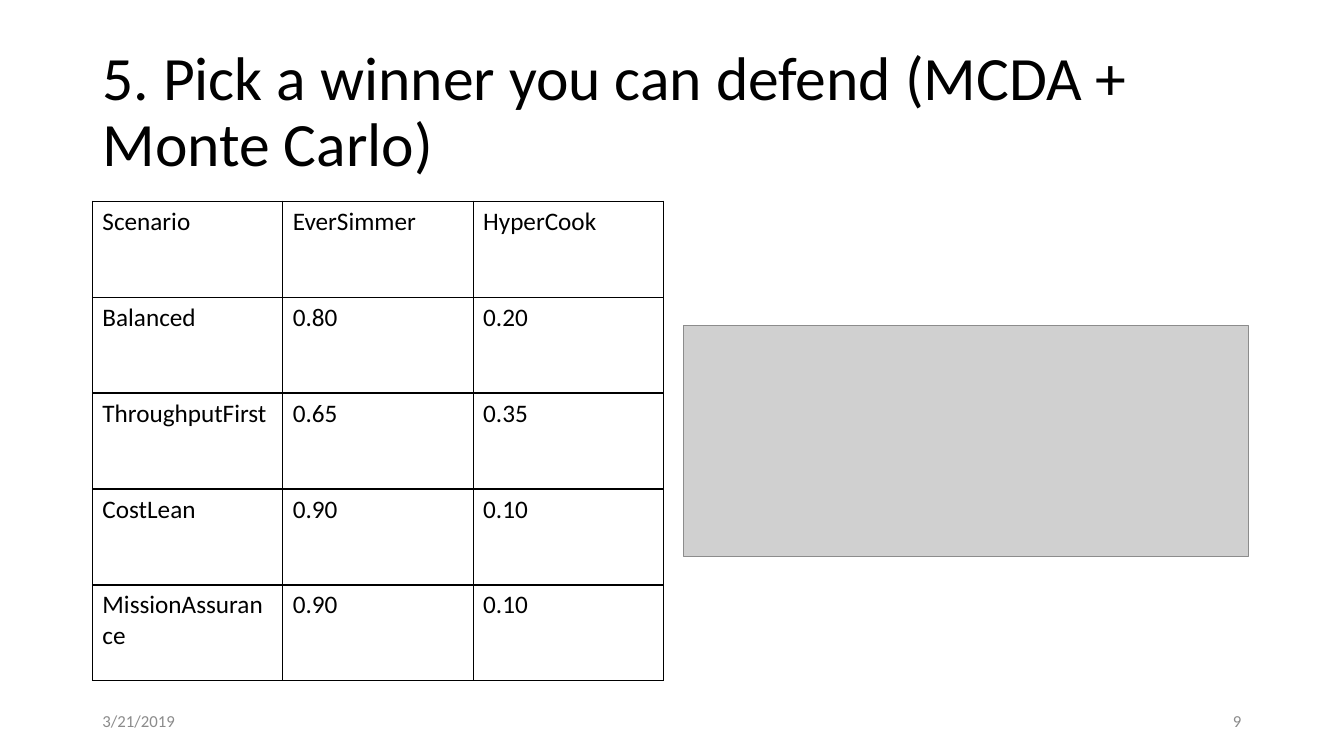
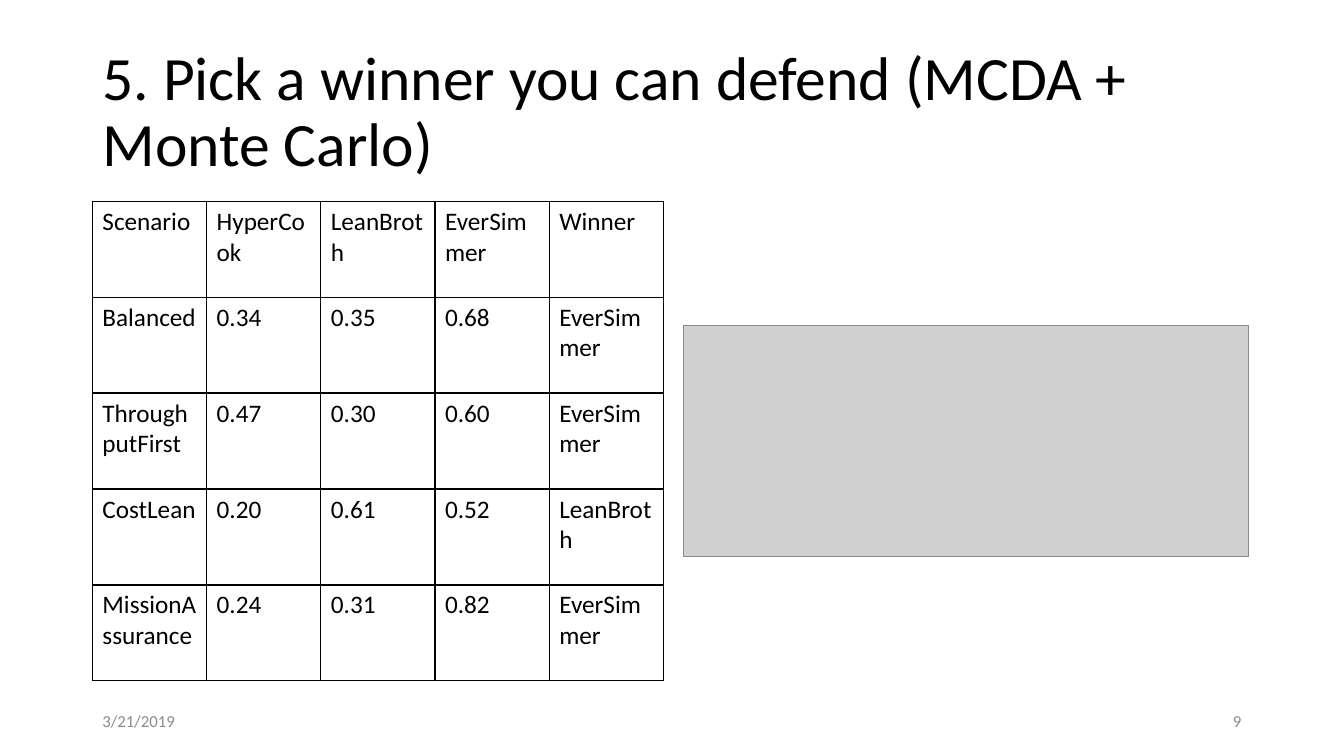
Before and after one commit to mathworks/system-composer-rflp-reference-example, a slide deck: slide 9 of docs/deliverables/GalacticSoupTradeDeck.pptx. Drawn at 1344x756 pixels with LibreOffice and Linux fonts; fonts in the diff are those of the drawing; grey boxes stand for pictures. Boxes give left, top, right and bottom in pixels: in the first picture for what was removed or moved away, otherwise in the second. Text is boxed around its words. In the diff, an @@ line names an element or a change of style, - is before the commit and + after.

```diff
--- a/docs/deliverables/GalacticSoupTradeDeck.pptx
+++ b/docs/deliverables/GalacticSoupTradeDeck.pptx
@@ table at bbox=[93, 202, 662, 682] @@
-column 2: EverSimmer | 0.80 | 0.65 | 0.90 | 0.90
-column 3: HyperCook | 0.20 | 0.35 | 0.10 | 0.10
+column 2: HyperCook | 0.34 | 0.47 | 0.20 | 0.24
+column 3: LeanBroth | 0.35 | 0.30 | 0.61 | 0.31
+column 4: EverSimmer | 0.68 | 0.60 | 0.52 | 0.82
+column 5: Winner | EverSimmer | EverSimmer | LeanBroth | EverSimmer
```
Also in this commit, not shown: 5 other slides changed, 5 other files.
